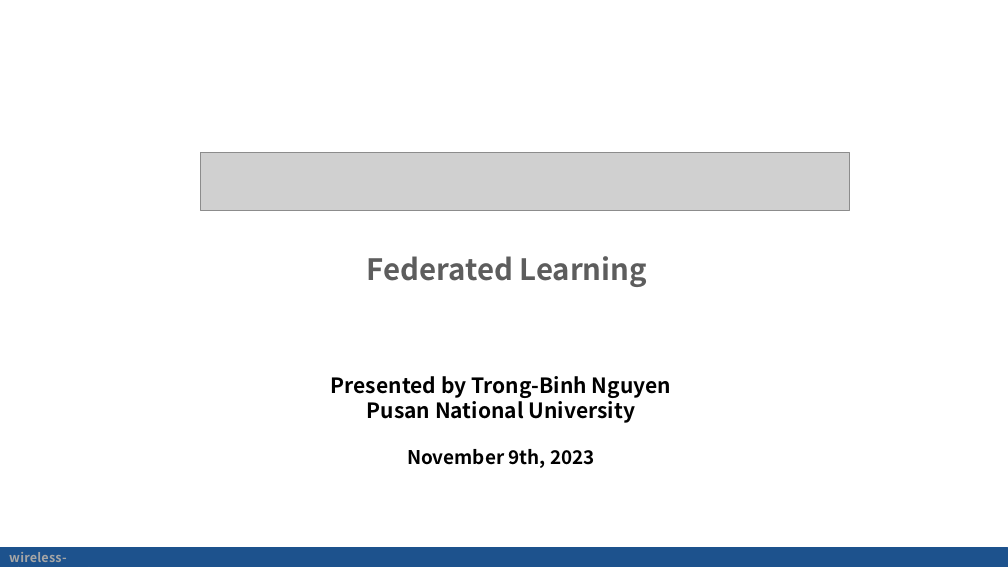
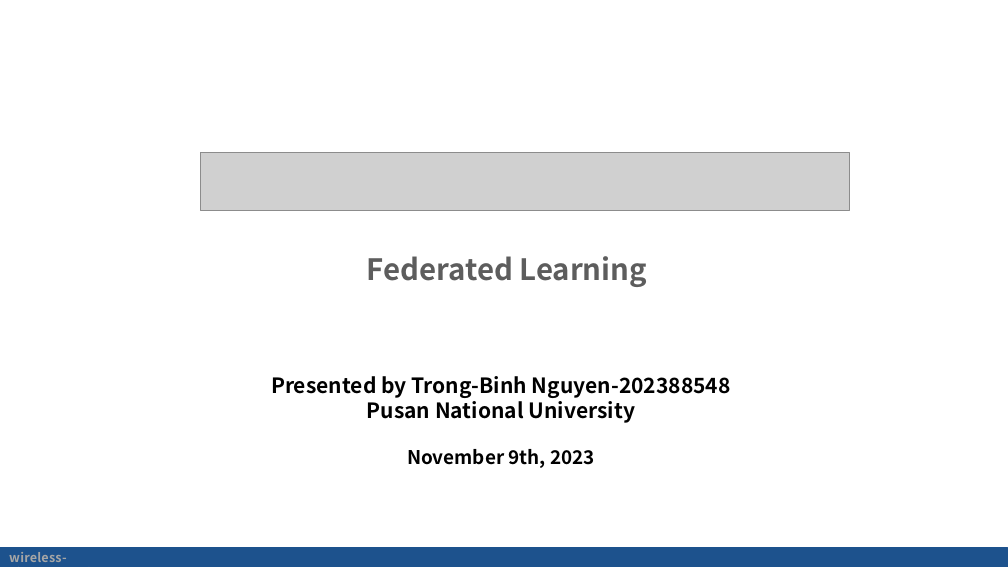
Before and after one commit to BINH2702/Deep-Learning-Presentation, a slide deck: slide 1 of Federated Learning- Nguyen Trong Binh.pptx. Drawn at 1008x567 pixels with LibreOffice and Linux fonts; fonts in the diff are those of the drawing; grey boxes stand for pictures; background and template pictures are left out. Boxes give left, top, right and bottom in pixels: in the first picture for what was removed or moved away, otherwise in the second. Text is boxed around its words. In the diff, an @@ line names an element or a change of style, - is before the commit and + after.

```diff
--- a/Federated Learning- Nguyen Trong Binh.pptx
+++ b/Federated Learning- Nguyen Trong Binh.pptx
@@ text at [271,376,731,423]: text changed @@
-Presented by Trong-Binh Nguyen
-Pusan National University
+Presented by Trong-Binh Nguyen-202388548
+Pusan National University
```
Also in this commit, not shown: 1 slide added.
